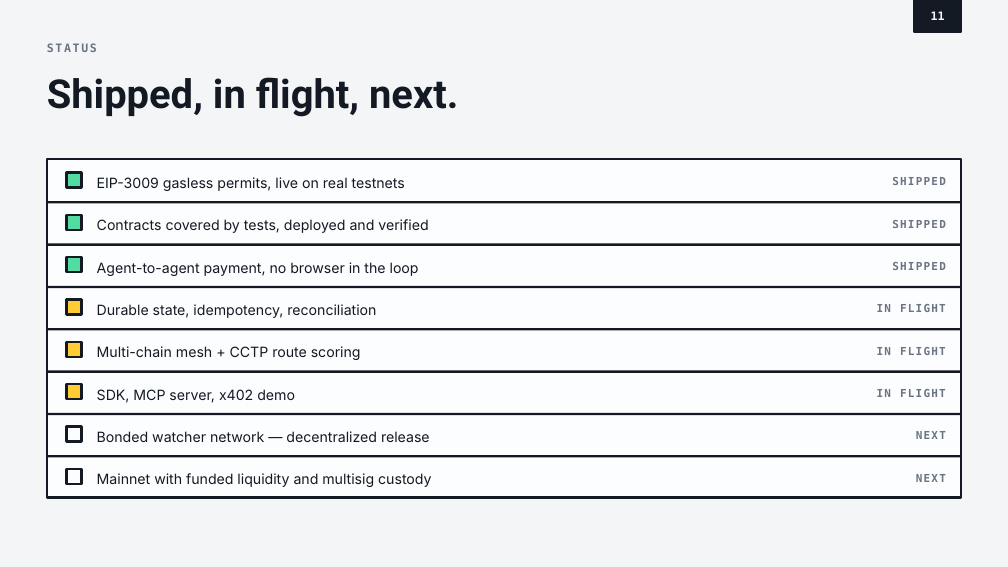
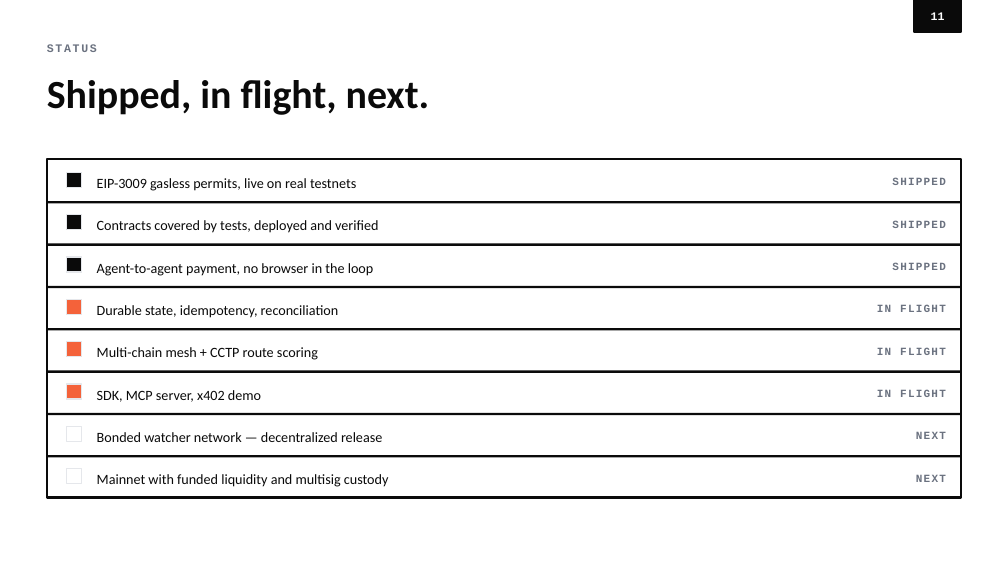
Before and after one commit to Breeja-HQ/Breeja, a slide deck: slide 11 of deck/Breeja-Pitch-Deck.pptx. Drawn at 1008x567 pixels with LibreOffice and Linux fonts; fonts in the diff are those of the drawing. Boxes give left, top, right and bottom in pixels: in the first picture for what was removed or moved away, otherwise in the second. Text is boxed around its words. In the diff, an @@ line names an element or a change of style, - is before the commit and + after.

Commit message:
docs: align font-theme.md and the deck with the frontend's real palette
font-theme.md and the deck were still describing/using the old
neo-brutalist multi-accent palette (7 named colors, hard 2px borders,
zero-blur offset shadows, square corners) from before the frontend's
actual theme landed in frontend/app/globals.css — a single coral
accent, near-black ink, white surface, soft rounded corners, Geist
fonts. Pared font-theme.md down to typography only (families, sizes,
weights, spacing, line-height); colors and layout now live solely in
globals.css. Rebuilt the pitch deck against the same palette, using
ink/muted/accent instead of hue-coding for category distinctions that
used to rely on different colors (Shipped/In flight/Next, LLM
permitted/deterministic/forbidden, Custodial/Trust-minimized).

Updated the stale font-theme.md cross-references in CONVENTIONS.md,
FRONTEND.md, and PARTNERS.md so future prompts don't reintroduce the
old system.

```diff
--- a/deck/Breeja-Pitch-Deck.pptx
+++ b/deck/Breeja-Pitch-Deck.pptx
@@ rectangle removed at [0,0,1008,567] @@
@@ rectangle "11" at [914,0,961,32]: font DejaVu Sans Mono to Courier New, text colour #F4F5F7 to #FFFFFF; fill #141A24 to #0A0A0A; outline #141A24 2.25 pt to #0A0A0A 2.25 pt @@
@@ text "Shipped, in flight, next." at [47,80,430,115]: font Roboto to Calibri, text colour #141A24 to #0A0A0A @@
@@ rectangle at [47,159,961,498]: fill #FCFDFE to #FFFFFF; outline #141A24 2.25 pt to #0A0A0A 2.25 pt @@
@@ fill #53DCA2 to #0A0A0A; outline #141A24 2.25 pt to #E5E7EB 1.25 pt in 3 elements at [67,172,82,188], [67,215,82,230], [67,257,82,272] @@
@@ fill #FFCC33 to #F4623A; outline #141A24 2.25 pt to #E5E7EB 1.25 pt in 3 elements at [67,299,82,315], [67,342,82,357], [67,384,82,399] @@
@@ font DejaVu Sans Mono to Courier New, text colour #6B7482 to #6B7280 in 7 elements at [47,44,97,52], [892,178,945,185], [892,220,945,228], [892,262,945,270], [877,305,946,312], [877,347,946,355], [877,389,946,397] @@
@@ rectangle at [67,426,82,442]: fill #FCFDFE to #FFFFFF; outline #141A24 2.25 pt to #E5E7EB 1.25 pt @@
@@ fill #141A24 to #0A0A0A in 7 elements at [47,201,961,203], [47,243,961,246], [47,286,961,288], [47,328,961,330], [47,371,961,373], [47,413,961,415], [47,455,961,457] @@
@@ rectangle at [67,469,82,484]: fill #FCFDFE to #FFFFFF; outline #141A24 2.25 pt to #E5E7EB 1.25 pt @@
@@ font Inter to Calibri, text colour #141A24 to #0A0A0A in 8 elements at [97,178,356,191], [97,220,378,233], [97,263,374,276], [97,305,339,318], [97,347,318,360], [97,390,261,402], [97,432,382,442], [97,474,389,487] @@
```
Also in this commit, not shown: 11 other slides changed, 5 other files.
